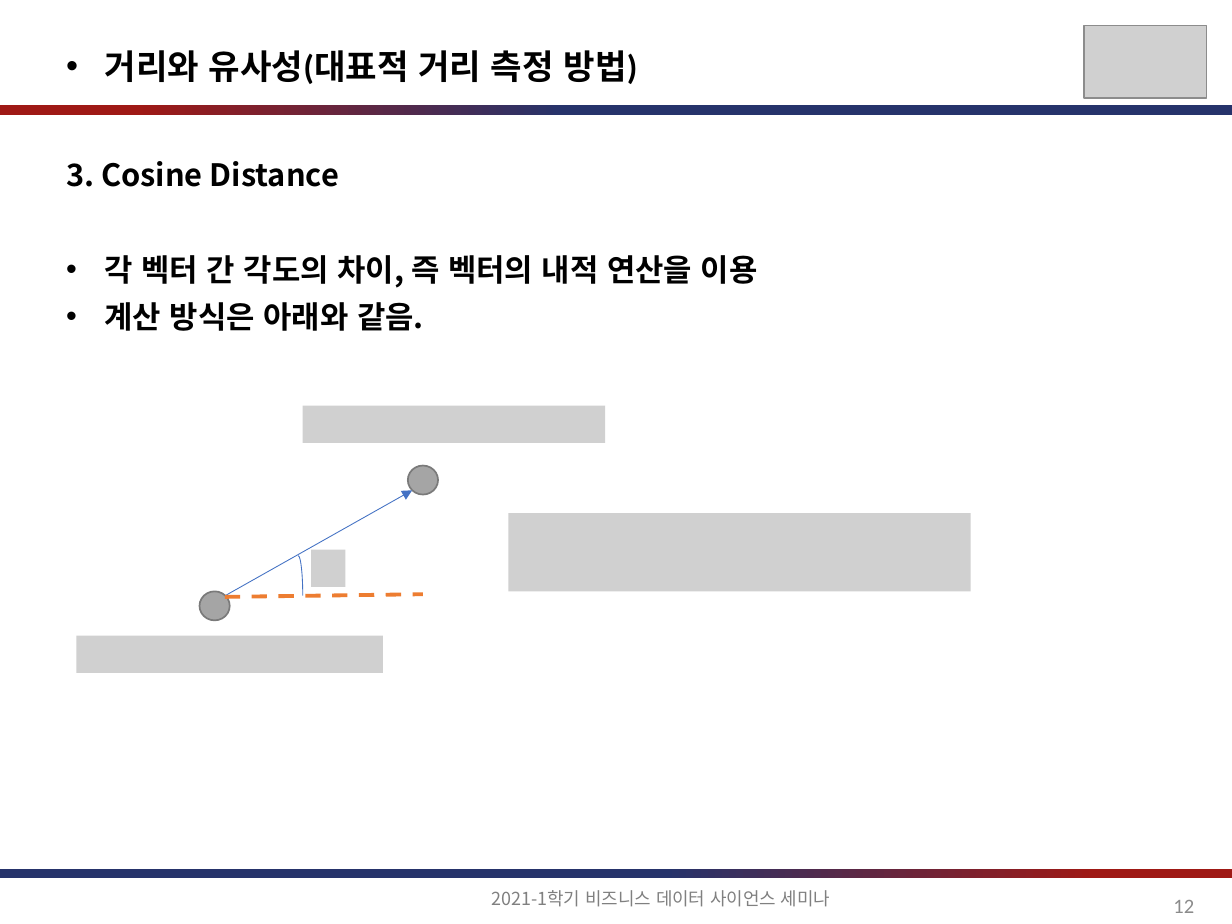
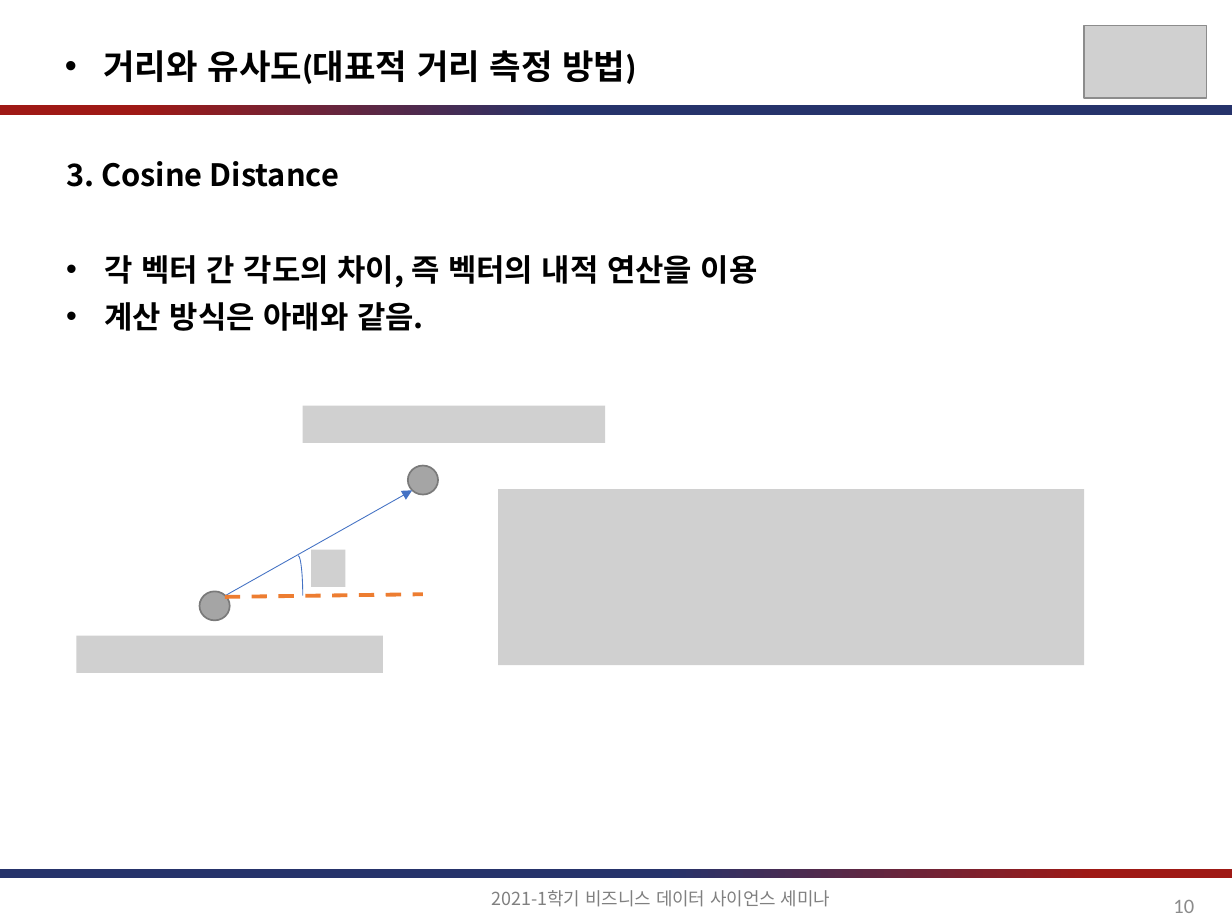
Before and after one commit to jihoahn9303/Seminar_For_Business_DS, a slide deck: slide 10 of document/비즈니스를_위한_데이터과학_6장.pptx (slide 12 before the commit). Drawn at 1232x924 pixels with LibreOffice and Linux fonts; fonts in the diff are those of the drawing; grey boxes stand for pictures. Boxes give left, top, right and bottom in pixels: in the first picture for what was removed or moved away, otherwise in the second. Text is boxed around its words. In the diff, an @@ line names an element or a change of style, - is before the commit and + after.

```diff
--- a/document/비즈니스를_위한_데이터과학_6장.pptx
+++ b/document/비즈니스를_위한_데이터과학_6장.pptx
@@ text at [103, 50, 636, 84]: text changed @@
-• 거리와 유사성(대표적 거리 측정 방법)
+• 거리와 유사도(대표적 거리 측정 방법)
@@ picture: place and size @@
-picture at [509, 513, 971, 591]
+picture at [498, 489, 1084, 665]
@@ page number at [1173, 900, 1194, 913]: text changed @@
-12
+10
```
Also in this commit, not shown: 20 other slides changed, 4 slides added, 1 slide removed.
